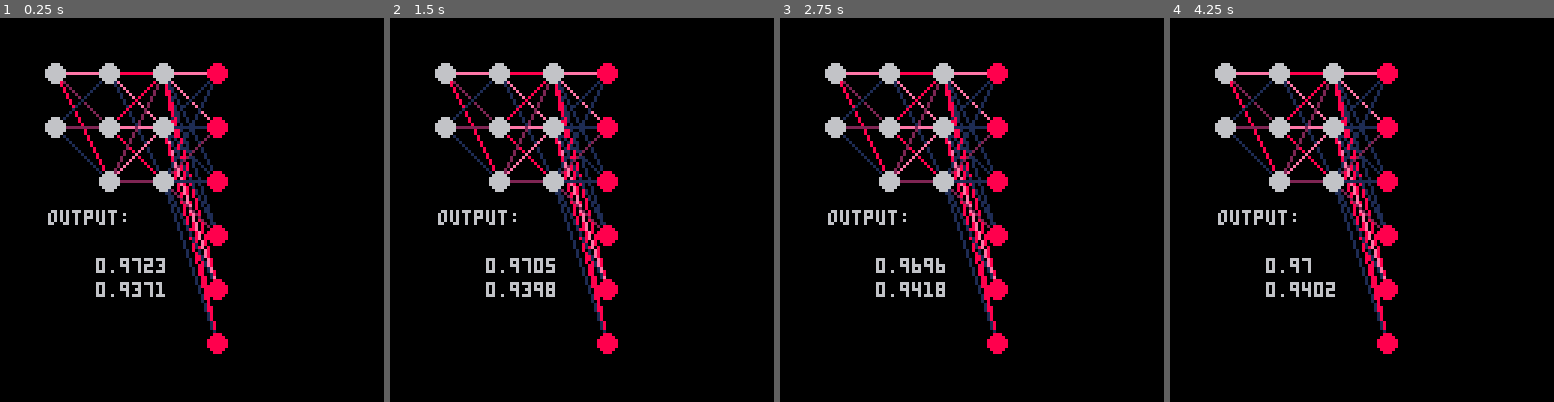
Above: before the commit, frames 1-4 (left to right).
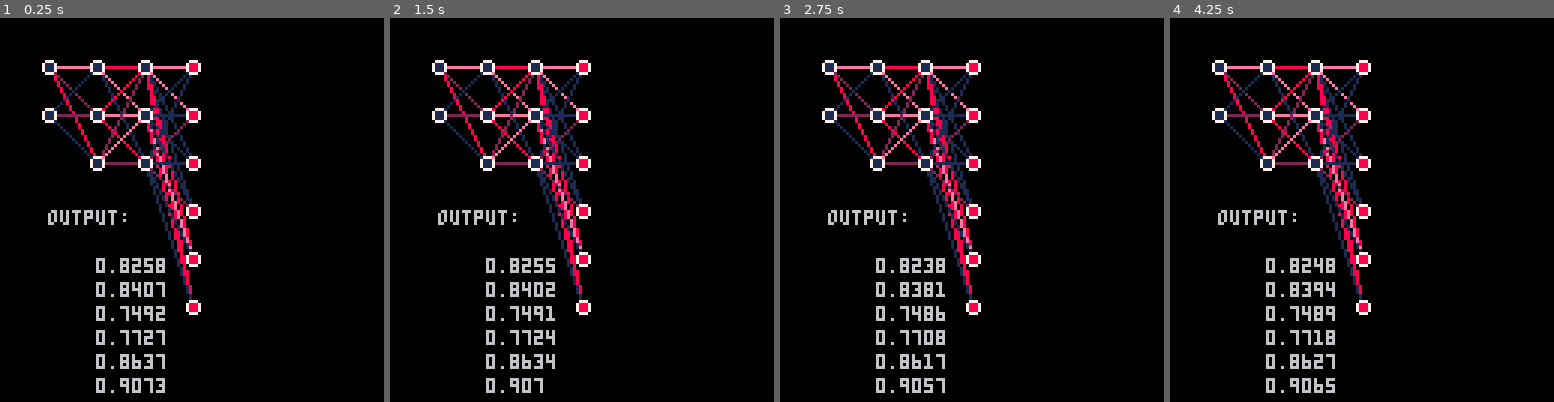
Above: after the commit, the same moments.

Repository: learnb/pico-learn
Game: PICO-8 cartridge pico-learn.p8
The game is run twice, just before and just after one commit, with the same random seed, the same clock (stepped at 60 frames per second) and the same inputs.
Inputs:
- Up to frame 1 (0.25 s): no input
- Up to frame 2 (1.5 s): no input
- Up to frame 3 (2.75 s): no input
- Up to frame 4 (4.25 s): no input

The runs differ from the first frame. In frame 1, 12% of the frame differs, in the area x 10-60%, y 10-98%; in frame 2, 12%; in frame 3, 12%; in frame 4, 13%.

Commit message:
fixed bug in activation

Diff:
--- a/pico-learn.p8
+++ b/pico-learn.p8
@@ -4,6 +4,8 @@
 -- pico learn
 -- by blearn
 function _init()
+
+    rectfill(0,0,127,127,0)
     --
     --net = init_graph()
 
@@ -138,13 +140,12 @@
 end
 -- draw nn structure
 function nn:draw()
-    local pad=18
+    local radius=2
+    local pad=16
     for lindx,layer in ipairs(self.layers) do -- each layer
         local w=layer.weights
         local ins=#w
         local outs=#w[1]
-        --color(7)
-        --print("layer: "..lindx.." in: "..ins.." out: "..outs)
         -- draw weights
         for r=1,ins do
             local x=pad
@@ -158,15 +159,15 @@
             end
         end
         -- draw neurons
-        local x=0
-        local y=0
         for r=1,ins do -- draw input neurons
-            circfill(lindx*pad,r*pad, 3, 6)
+            circfill(lindx*pad,r*pad, radius, graph_lib.heat_pal[1])
+            circ(lindx*pad,r*pad, radius, graph_lib.heat_pal[5])
         end
         if lindx==#self.layers then
             -- draw output neurons
             for c=1,outs do -- draw input neurons
-                circfill((lindx+1)*pad,c*pad, 3, 8)
+                circfill((lindx+1)*pad,c*pad, radius, graph_lib.heat_pal[3])
+                circ((lindx+1)*pad,c*pad, radius, graph_lib.heat_pal[5])
             end
         end
     end
@@ -309,10 +310,10 @@
     local p=#_b[1]
     local c={}
     -- compute result matrix
-    for i=1,n do -- each row (b)
+    for i=1,p do -- each col (b)
         c[i]=0
-        for j=1,p do -- each col (b)
-            c[i]+=_a[i]*_b[i][j]
+        for j=1,n do -- each row (b)
+            c[i]+=_a[j]*_b[j][i]
         end
     end
     return c
